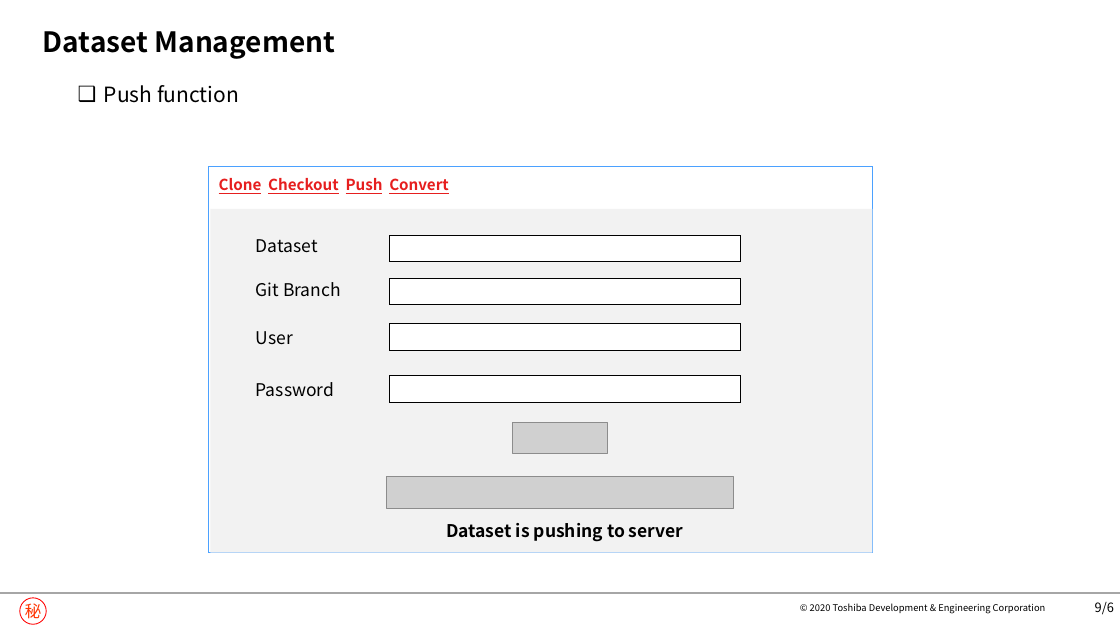
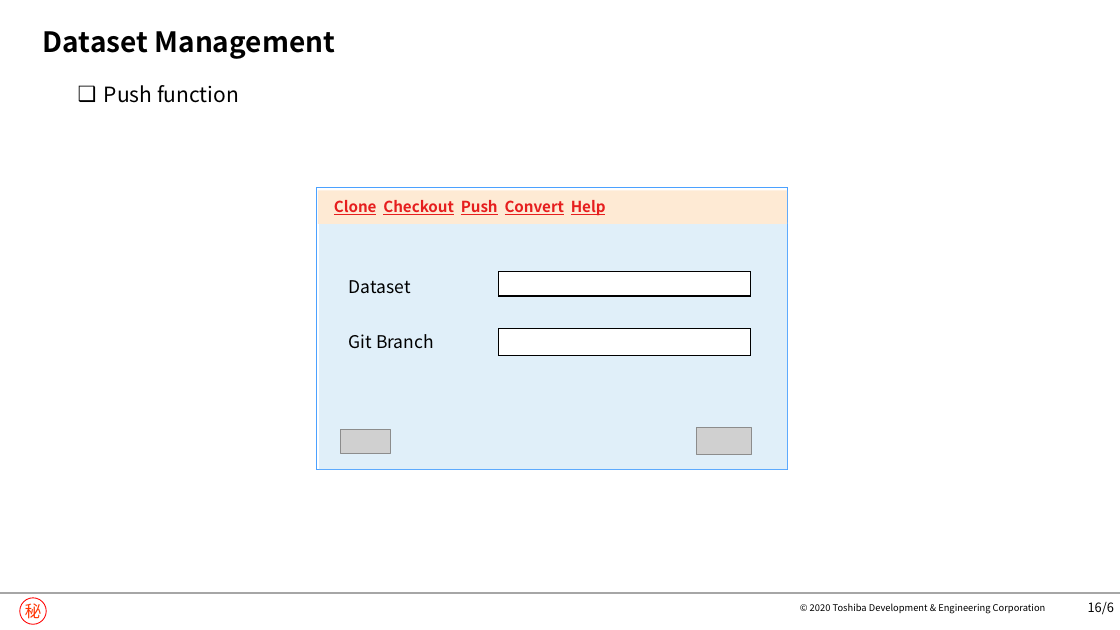
Before and after one commit to nguyenngocninh/LFS, a slide deck: slide 17 of GuiAIPlatformDesign.pptx (slide 10 before the commit). Drawn at 1120x630 pixels with LibreOffice and Linux fonts; fonts in the diff are those of the drawing; grey boxes stand for pictures; background and template pictures are left out. Boxes give left, top, right and bottom in pixels: in the first picture for what was removed or moved away, otherwise in the second. Text is boxed around its words. In the diff, an @@ line names an element or a change of style, - is before the commit and + after.

```diff
--- a/GuiAIPlatformDesign.pptx
+++ b/GuiAIPlatformDesign.pptx
@@ rectangle: place and size @@
-rectangle at <box>208,166,873,553</box>
+rectangle at <box>317,188,787,470</box>
@@ rectangle: place and size @@
-rectangle at <box>390,235,740,261</box>
+rectangle at <box>318,191,787,224</box>
@@ rectangle at <box>318,191,787,224</box>: fill #FFFFFF to #FEEAD4; outline #000000 1 pt to none @@
@@ text at <box>334,200,606,216</box>: text changed @@
-Clone Checkout Push Convert
+Clone Checkout Push Convert Help
@@ rectangle: place and size @@
-rectangle at <box>210,209,872,553</box>
+rectangle at <box>319,223,787,470</box>
@@ rectangle at <box>319,223,787,470</box>: fill #F2F2F2 to #E0EFF9 @@
@@ text "Dataset": place and size @@
-text "Dataset" at <box>256,239,318,253</box>
+text "Dataset" at <box>349,280,411,294</box>
@@ rectangle: place and size @@
-rectangle at <box>390,279,740,305</box>
+rectangle at <box>498,271,750,296</box>
@@ text "Git Branch": place and size @@
-text "Git Branch" at <box>256,282,341,297</box>
+text "Git Branch" at <box>349,334,434,349</box>
@@ rectangle: place and size @@
-rectangle at <box>390,323,740,350</box>
+rectangle at <box>498,329,750,355</box>
@@ text removed at <box>256,331,293,345</box> @@
-User
@@ text removed at <box>256,382,334,396</box> @@
-Password
@@ rectangle removed at <box>390,376,740,402</box> @@
@@ picture added at <box>340,429,391,453</box> @@
@@ picture removed at <box>513,423,607,454</box> @@
@@ picture added at <box>697,428,751,455</box> @@
@@ picture removed at <box>386,476,734,508</box> @@
@@ text removed at <box>446,523,683,542</box> @@
-Dataset is pushing to server
@@ page number at <box>1088,602,1114,615</box>: text changed @@
-9/6
+16/6
```
Also in this commit, not shown: 11 other slides changed, 18 slides added, 2 slides removed.
